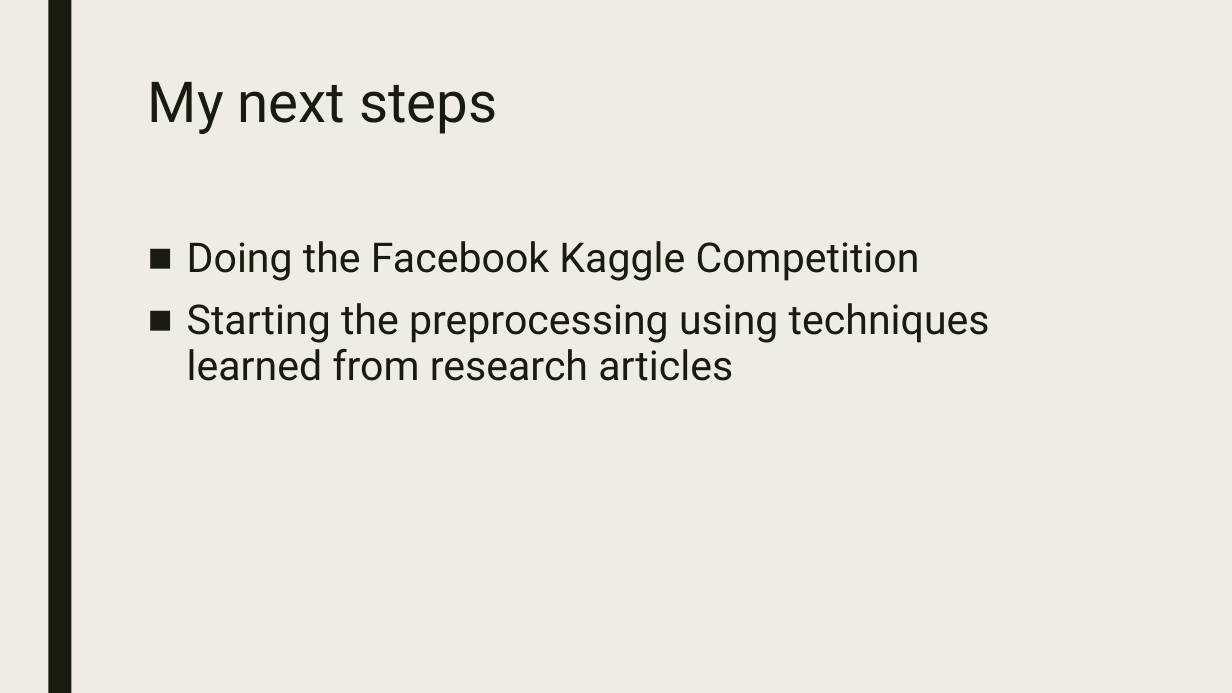
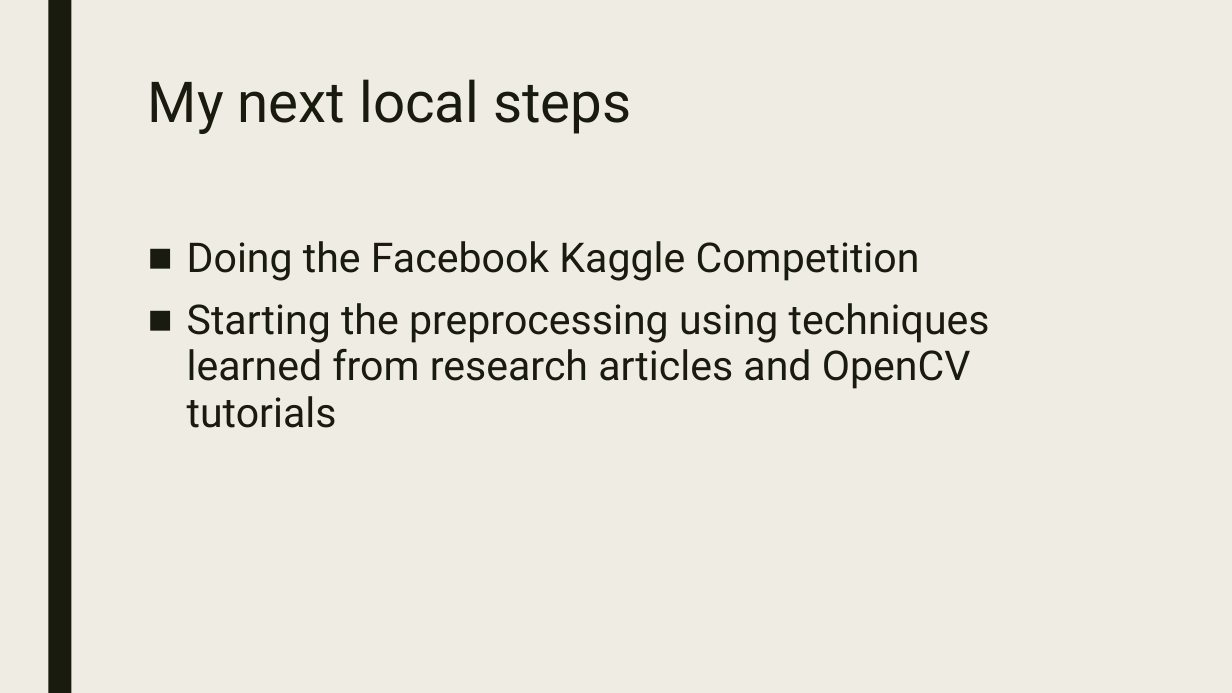
Before and after one commit to keerats7/Research, a slide deck: slide 7 of ProgressReport.pptx (slide 8 before the commit). Drawn at 1232x693 pixels with LibreOffice and Linux fonts; fonts in the diff are those of the drawing. Boxes give left, top, right and bottom in pixels: in the first picture for what was removed or moved away, otherwise in the second. Text is boxed around its words. In the diff, an @@ line names an element or a change of style, - is before the commit and + after.

```diff
--- a/ProgressReport.pptx
+++ b/ProgressReport.pptx
@@ title at [148,79,631,134]: text changed @@
-My next steps
+My next local steps
@@ text at [187,303,990,428]: text changed @@
-■ Starting the preprocessing using techniques learned from research articles
+■ Starting the preprocessing using techniques learned from research articles and OpenCV tutorials
```
Also in this commit, not shown: 3 other slides changed, 1 slide removed.
